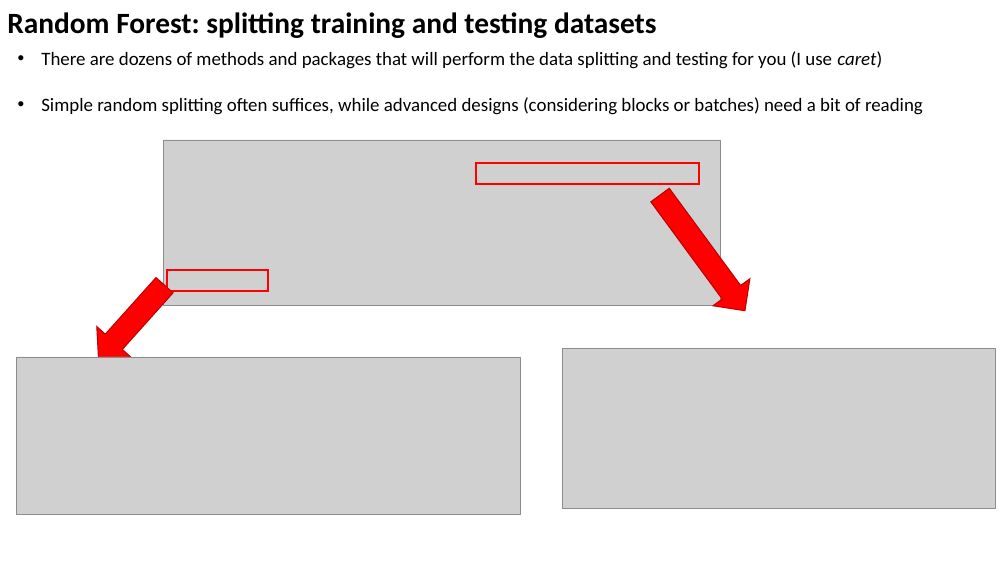
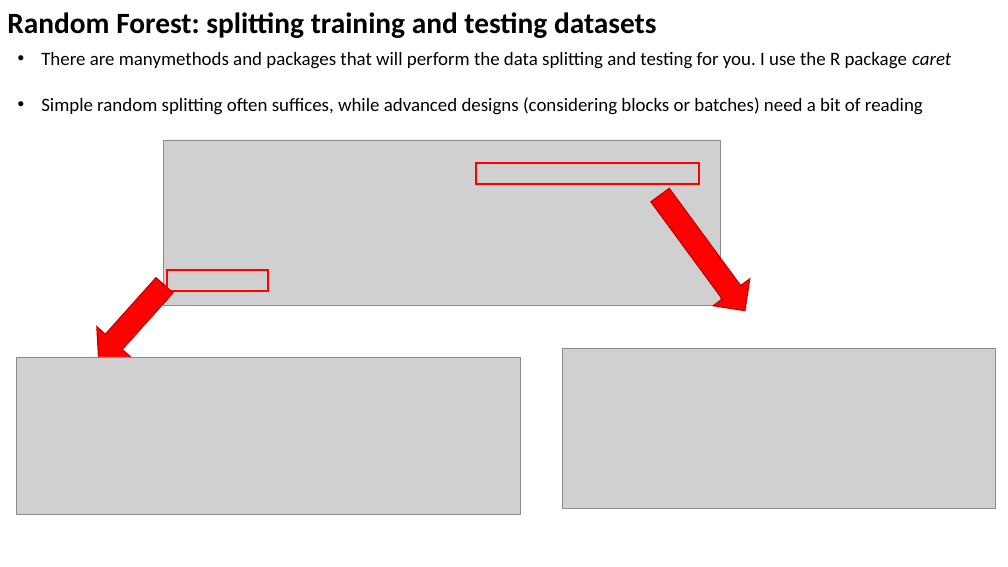
Before and after one commit to PedroBeschoren/RandomForestExample, a slide deck: slide 9 of Docs/RandomForestExample.pptx. Drawn at 1008x567 pixels with LibreOffice and Linux fonts; fonts in the diff are those of the drawing; grey boxes stand for pictures. Boxes give left, top, right and bottom in pixels: in the first picture for what was removed or moved away, otherwise in the second. Text is boxed around its words. In the diff, an @@ line names an element or a change of style, - is before the commit and + after.

```diff
--- a/Docs/RandomForestExample.pptx
+++ b/Docs/RandomForestExample.pptx
@@ text at (41,52,951,69): text changed @@
-• There are dozens of methods and packages that will perform the data splitting and testing for you (I use caret)
+• There are manymethods and packages that will perform the data splitting and testing for you. I use the R package caret
```
Also in this commit, not shown: 9 other slides changed.
